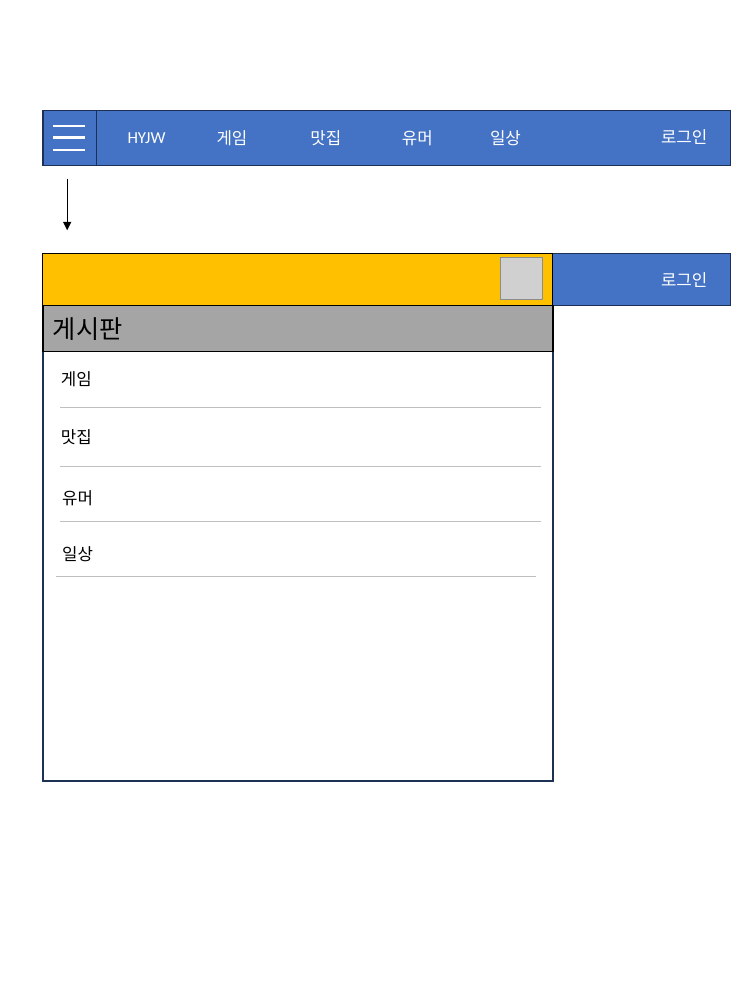
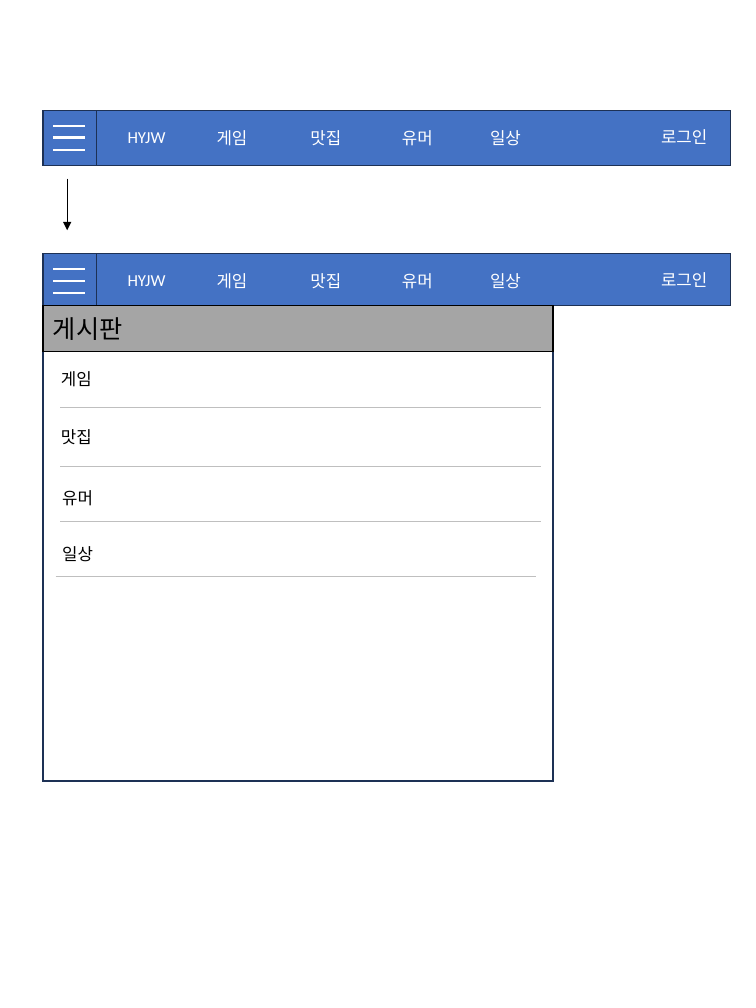
Before and after one commit to minwoo0818/-HaeYeJiWoo-, a slide deck: slide 1 of 문서/화면 설계서 정의/수정본헤더로그아웃시.pptx. Drawn at 756x1008 pixels with LibreOffice and Linux fonts; fonts in the diff are those of the drawing; grey boxes stand for pictures. Boxes give left, top, right and bottom in pixels: in the first picture for what was removed or moved away, otherwise in the second. Text is boxed around its words. In the diff, an @@ line names an element or a change of style, - is before the commit and + after.

```diff
--- a/문서/화면 설계서 정의/수정본헤더로그아웃시.pptx
+++ b/문서/화면 설계서 정의/수정본헤더로그아웃시.pptx
@@ rectangle removed at box(42, 254, 552, 313) @@
@@ line added from (53, 269) to (85, 269), #FFFFFF 1.5 pt @@
@@ rectangle removed at box(492, 257, 542, 299) @@
@@ picture removed at box(501, 257, 542, 299) @@
@@ line added from (53, 280) to (85, 280), #FFFFFF 1.5 pt @@
@@ line added from (53, 292) to (85, 292), #FFFFFF 1.5 pt @@
@@ text added at box(128, 275, 166, 286), 12 pt, text #FFFFFF @@
+HYJW
@@ text added at box(217, 273, 248, 289), 12 pt, text #FFFFFF @@
+게임
@@ text added at box(310, 273, 341, 288), 12 pt, text #FFFFFF @@
+맛집
@@ text added at box(402, 273, 433, 289), 12 pt, text #FFFFFF @@
+유머
@@ text added at box(490, 273, 521, 289), 12 pt, text #FFFFFF @@
+일상
```
Also in this commit, not shown: 3 other files.
